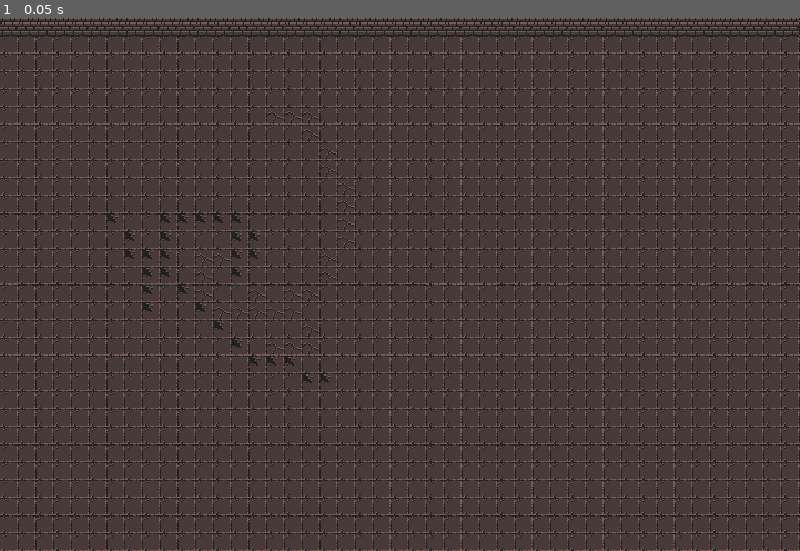
Above: before the commit, frame 1.
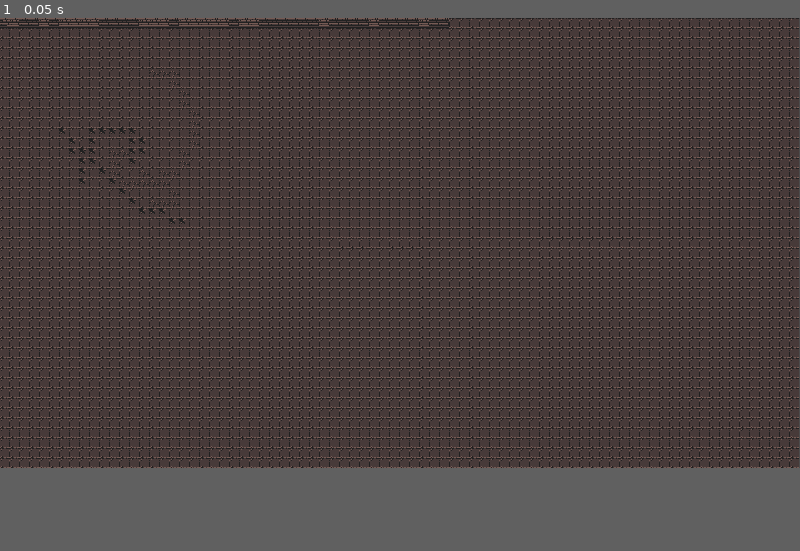
Above: after the commit, the same moment.

Repository: baieteala/simulare
Game: Godot game, scene res://Game.tscn
Same seed, same stepped clock (60 frames per second), same inputs: the game is played once before the commit and once after it.
Inputs:
- Up to frame 1 (0.05 s): no input
In our replay, the window is 800x533 before the commit and 800x450 after it. These sizes can differ from the game's own. Grey fills any space a smaller window leaves; there, only what the larger window draws over its background counts as a difference.

The runs differ from the first frame. In frame 1, 37% of the frame differs, in the area x 0-100%, y 0-100%.

Commit message:
start la baieteala

Diff:
--- a/proiect-simulare/project.godot
+++ b/proiect-simulare/project.godot
@@ -16,8 +16,8 @@
 
 [display]
 
-window/size/width=720
-window/size/height=480
+window/size/width=1280
+window/size/height=720
 window/size/test_width=1280
 window/size/test_height=720
 window/stretch/mode="2d"
Not shown, changed: .DS_Store
Not shown, changed: proiect-simulare/.DS_Store
Not shown, added: proiect-simulare/art/.DS_Store
